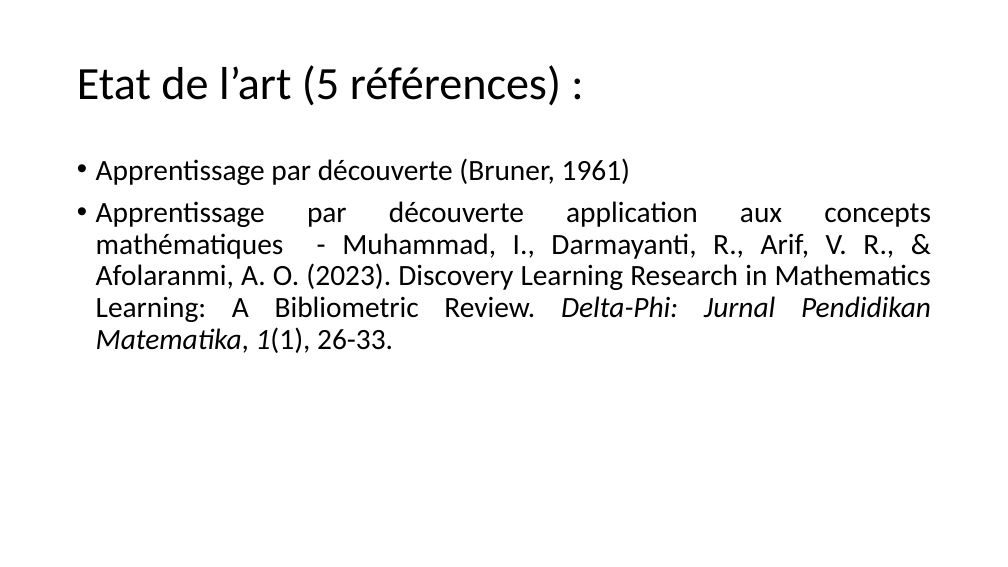
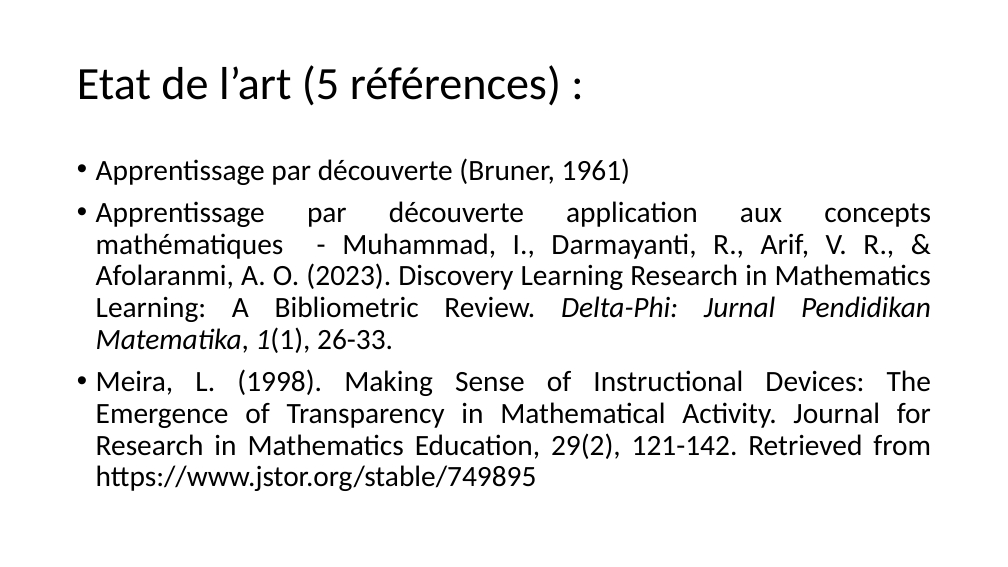
Before and after one commit to akhythmetic/INCoM, a slide deck: slide 3 of Fiche_Projet_TE625PS.pptx. Drawn at 1008x567 pixels with LibreOffice and Linux fonts; fonts in the diff are those of the drawing. Boxes give left, top, right and bottom in pixels: in the first picture for what was removed or moved away, otherwise in the second. Text is boxed around its words. In the diff, an @@ line names an element or a change of style, - is before the commit and + after.

```diff
--- a/Fiche_Projet_TE625PS.pptx
+++ b/Fiche_Projet_TE625PS.pptx
@@ text at (96,369,931,491): paragraph added @@
+• Meira, L. (1998). Making Sense of Instructional Devices: The Emergence of Transparency in Mathematical Activity. Journal for Research in Mathematics Education, 29(2), 121-142. Retrieved from https://www.jstor.org/stable/749895
```
Also in this commit, not shown: 2 other slides changed, 2 other files.
